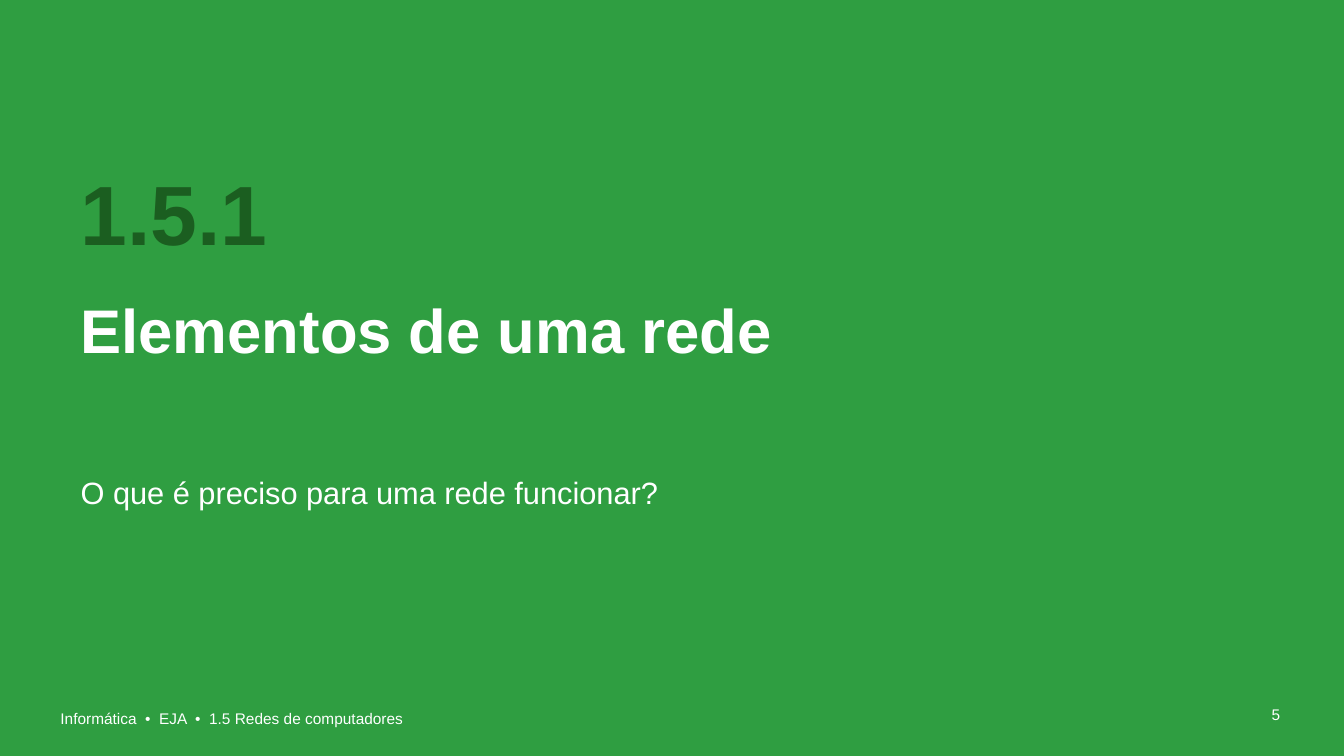
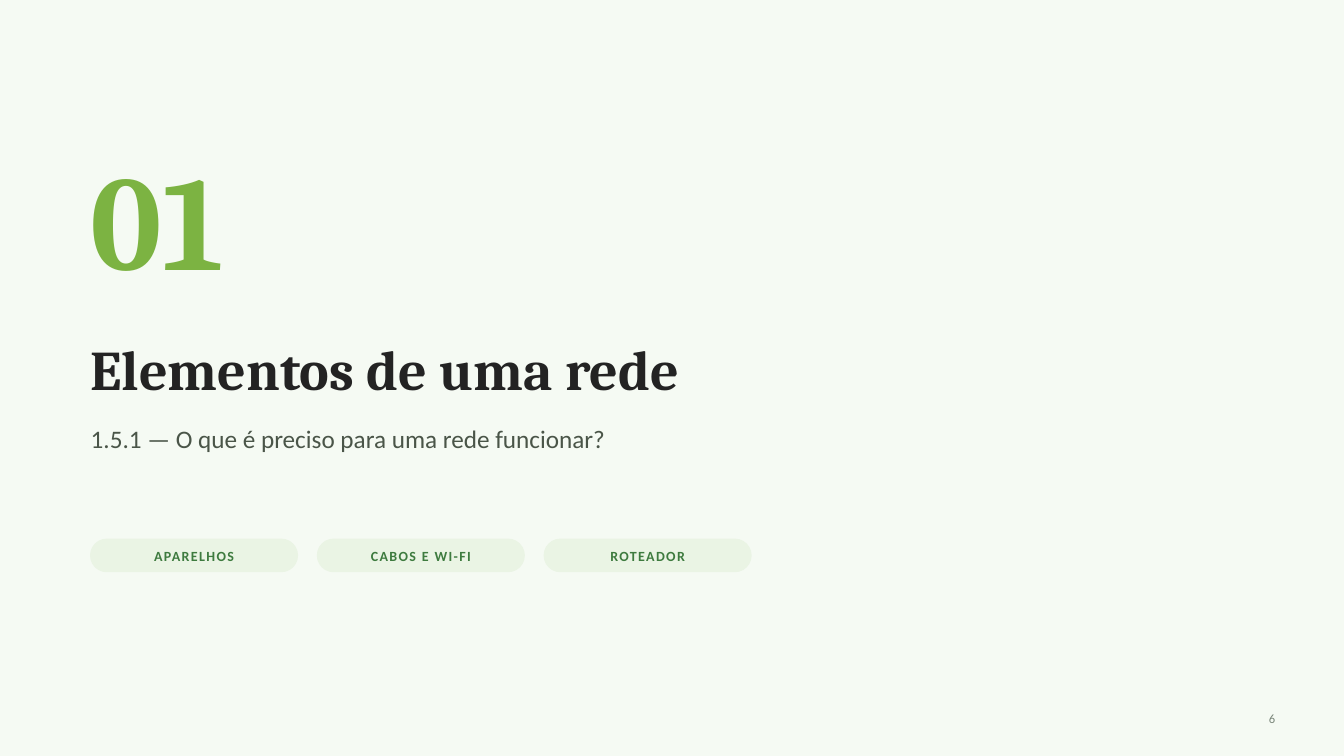
Before and after one commit to douglascsc/sobre, a slide deck: slide 6 of aulas/eja-redes/Redes_de_Computadores_EJA.pptx (slide 5 before the commit). Drawn at 1344x756 pixels with LibreOffice and Linux fonts; fonts in the diff are those of the drawing; background and template pictures are left out. Boxes give left, top, right and bottom in pixels: in the first picture for what was removed or moved away, otherwise in the second. Text is boxed around its words. In the diff, an @@ line names an element or a change of style, - is before the commit and + after.

```diff
--- a/aulas/eja-redes/Redes_de_Computadores_EJA.pptx
+++ b/aulas/eja-redes/Redes_de_Computadores_EJA.pptx
@@ background #2F9E41 to #F5FAF3 @@
@@ text added at (x1=91, y1=179, x2=224, y2=271), 96 pt, text #7CB342, bold @@
+01
@@ text removed at (x1=81, y1=187, x2=268, y2=246) @@
-1.5.1
@@ title "Elementos de uma rede" moved from (x1=81, y1=308, x2=771, y2=354) to (x1=91, y1=351, x2=679, y2=391) @@
@@ title "Elementos de uma rede" at (x1=91, y1=351, x2=679, y2=391): size 44 to 40 pt, font Arial to Cambria, text colour #FFFFFF to #232323; vertical alignment top to middle @@
@@ text at (x1=91, y1=430, x2=605, y2=452): text changed; size 22 to 18 pt; font Arial to Calibri; text colour #FFFFFF to #4A5548 @@
-O que é preciso para uma rede funcionar?
+1.5.1 — O que é preciso para uma rede funcionar?
@@ rounded rectangle added at (x1=91, y1=539, x2=297, y2=572), fill #EAF4E4, outline #EAF4E4 1 pt @@
@@ rounded rectangle added at (x1=318, y1=539, x2=524, y2=572), fill #EAF4E4, outline #EAF4E4 1 pt @@
@@ rounded rectangle added at (x1=544, y1=539, x2=751, y2=572), fill #EAF4E4, outline #EAF4E4 1 pt @@
@@ text added at (x1=154, y1=552, x2=234, y2=561), 10 pt, text #3E7B3F, bold @@
+APARELHOS
@@ text added at (x1=371, y1=552, x2=471, y2=561), 10 pt, text #3E7B3F, bold @@
+CABOS E WI-FI
@@ text added at (x1=610, y1=552, x2=685, y2=561), 10 pt, text #3E7B3F, bold @@
+ROTEADOR
@@ text removed at (x1=60, y1=712, x2=403, y2=727) @@
-Informática • EJA • 1.5 Redes de computadores
@@ page number added at (x1=1269, y1=714, x2=1275, y2=723), 9 pt, text #7A867A @@
+6
@@ page number removed at (x1=1272, y1=709, x2=1281, y2=720) @@
-5
```
Also in this commit, not shown: 26 other slides changed, 2 slides added, 1 slide removed, 1 other file.
